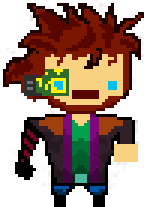
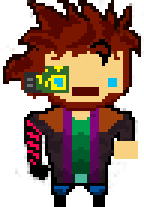
Before/after of a (144, 207) layered artwork. What changed in the layer stack:
"Frame 4": opacity 0% → 100%, painted on it over [0, 0, 144, 183]
"Frame 1": opacity 100% → 0% over [0, 0, 144, 183]
